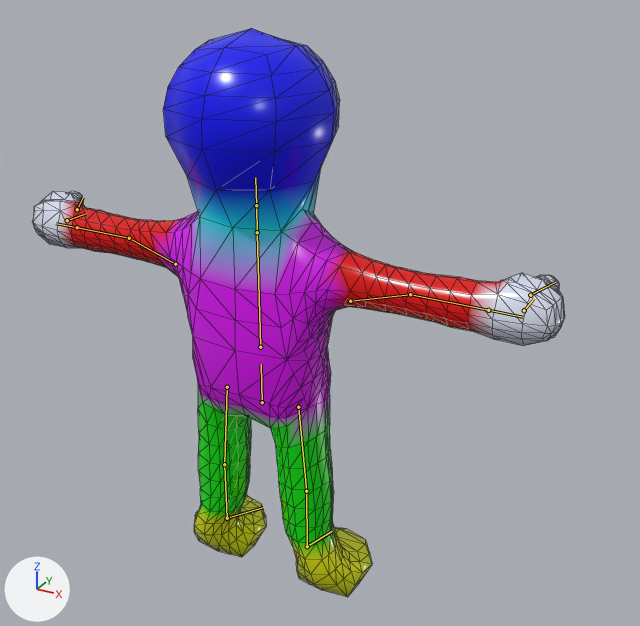
Before and after pictures for a commit that changed the glTF model do-not-drop/assets/models/characters/gel/gel_body_lod1.glb.
Camera for both pictures: a camera (50 mm lens) standing at (1.313, -2.019, 2.004) and looking at (0.143, 0.108, 0.941). Lighting does not change. The marker at lower left points along +X, +Y and +Z. The first picture is the older version. The bones that bend it are drawn over the model as lines. Mesh edges are drawn as thin lines.

The first picture shows 'GelBodyLOD1'.
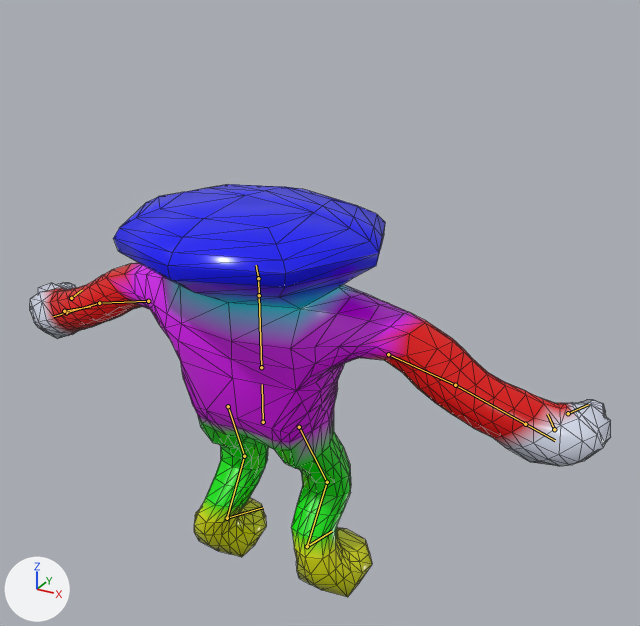
The newer file adds an action. The first version stands in its rest pose; the second is drawn at frame 13 of the action 'Pancake'.

What the commit changed:
Bone 'pelvis' (bone_pelvis) moves from (0.0, 0.0, 0.0) to (0.0, -0.07, 0.0).
Bone 'chest' (bone_chest) turns from (0, 0, 0) to (0, 0, -1) degrees about its own x, y and z.
Bone 'chest' (bone_chest) is rescaled from (1.0, 1.0, 1.0) to (1.39, 0.66, 1.25).
Bone 'head' (bone_head) turns from (0, 0, 0) to (-2, -6, -3) degrees about its own x, y and z.
Bone 'head' (bone_head) is rescaled from (1.0, 1.0, 1.0) to (1.24, 0.8, 1.15).
Bone 'upper_arm.L' (bone_upper_arm_l) turns from (0, 0, 0) to (-42, 12, -8) degrees about its own x, y and z.
Bone 'upper_arm.L' (bone_upper_arm_l) is rescaled from (1.0, 1.0, 1.0) to (0.84, 0.86, 1.43).
Bone 'forearm.L' (bone_forearm_l) turns from (0, 0, 0) to (7, -8, -16) degrees about its own x, y and z.
Bone 'upper_arm.R' (bone_upper_arm_r) turns from (0, 0, 0) to (-43, -12, 8) degrees about its own x, y and z.
Bone 'upper_arm.R' (bone_upper_arm_r) is rescaled from (1.0, 1.0, 1.0) to (0.84, 0.86, 1.43).
Bone 'forearm.R' (bone_forearm_r) turns from (0, 0, 0) to (7, 9, 16) degrees about its own x, y and z.
Bone 'thigh.L' (bone_thigh_l) turns from (0, 0, 0) to (-25, -2, 0) degrees about its own x, y and z.
Bone 'shin.L' (bone_shin_l) turns from (0, 0, 0) to (61, -2, 1) degrees about its own x, y and z.
Bone 'foot.L' (bone_foot_l) turns from (0, 0, 0) to (-36, 3, -1) degrees about its own x, y and z.
Bone 'thigh.R' (bone_thigh_r) turns from (0, 0, 0) to (-25, 2, 0) degrees about its own x, y and z.
Bone 'shin.R' (bone_shin_r) turns from (0, 0, 0) to (61, 2, -1) degrees about its own x, y and z.
Bone 'foot.R' (bone_foot_r) turns from (0, 0, 0) to (-36, -3, 1) degrees about its own x, y and z.

Where the change shows, as pixel boxes [x1, y1, x2, y2] in the pictures (640 x 626 px):
'GelBodyLOD1', posed (9% wider, 27% shorter): before [32, 29, 565, 597]; after [30, 184, 611, 597]
bone 'pelvis', root to tip: before (262, 402) to (261, 364); after (263, 422) to (262, 384)
bone 'chest', root to tip: before (260, 347) to (257, 232); after (261, 367) to (259, 295)
bone 'head', root to tip: before (256, 205) to (255, 177); after (258, 278) to (256, 265)
bone 'upper_arm.L', root to tip: before (175, 264) to (129, 238); after (148, 301) to (99, 303)
bone 'forearm.L', root to tip: before (129, 238) to (77, 227); after (99, 303) to (66, 312)
bone 'upper_arm.R', root to tip: before (350, 301) to (410, 294); after (388, 354) to (455, 385)
bone 'forearm.R', root to tip: before (410, 294) to (488, 310); after (455, 385) to (525, 424)
bone 'thigh.L', root to tip: before (227, 387) to (224, 464); after (228, 406) to (244, 456)
bone 'shin.L', root to tip: before (224, 464) to (227, 518); after (244, 456) to (227, 518)
bone 'thigh.R', root to tip: before (298, 407) to (306, 491); after (299, 427) to (327, 482)
bone 'shin.R', root to tip: before (306, 491) to (307, 546); after (327, 482) to (307, 546)
